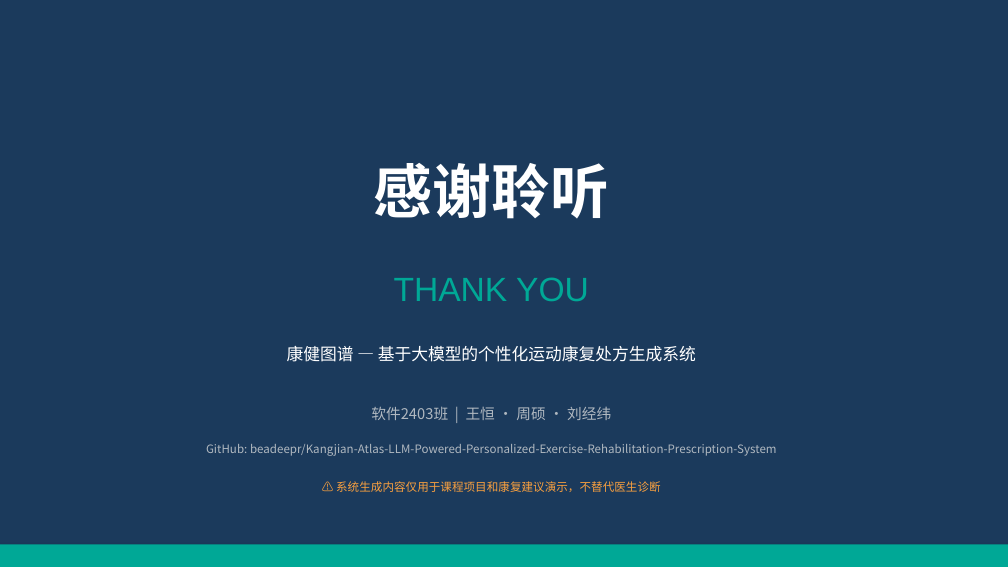
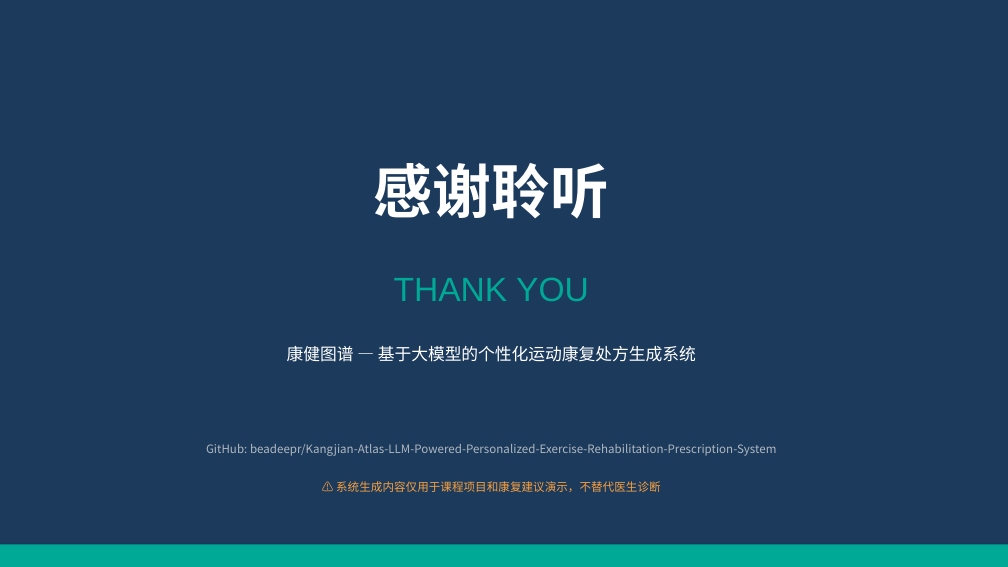
Before and after one commit to beadeepr/Kangjian-Atlas-LLM-Powered-Personalized-Exercise-Rehabilitation-Prescription-System, a slide deck: slide 22 of 康健图谱_演示PPT.pptx (slide 23 before the commit). Drawn at 1008x567 pixels with LibreOffice and Linux fonts; fonts in the diff are those of the drawing. Boxes give left, top, right and bottom in pixels: in the first picture for what was removed or moved away, otherwise in the second. Text is boxed around its words. In the diff, an @@ line names an element or a change of style, - is before the commit and + after.

```diff
--- a/康健图谱_演示PPT.pptx
+++ b/康健图谱_演示PPT.pptx
@@ text removed at bbox=[371, 406, 611, 420] @@
-软件2403班 | 王恒 · 周硕 · 刘经纬
```
Also in this commit, not shown: 21 other slides changed, 1 slide removed.
